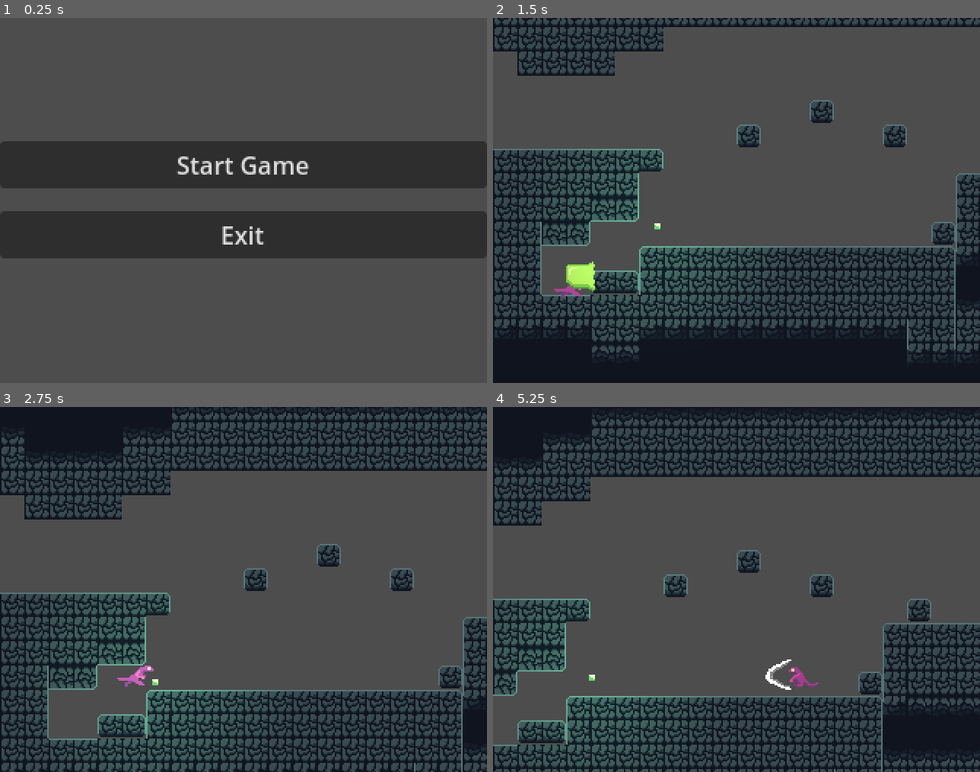
Above: before the commit, frames 1-4 (two rows, left to right).
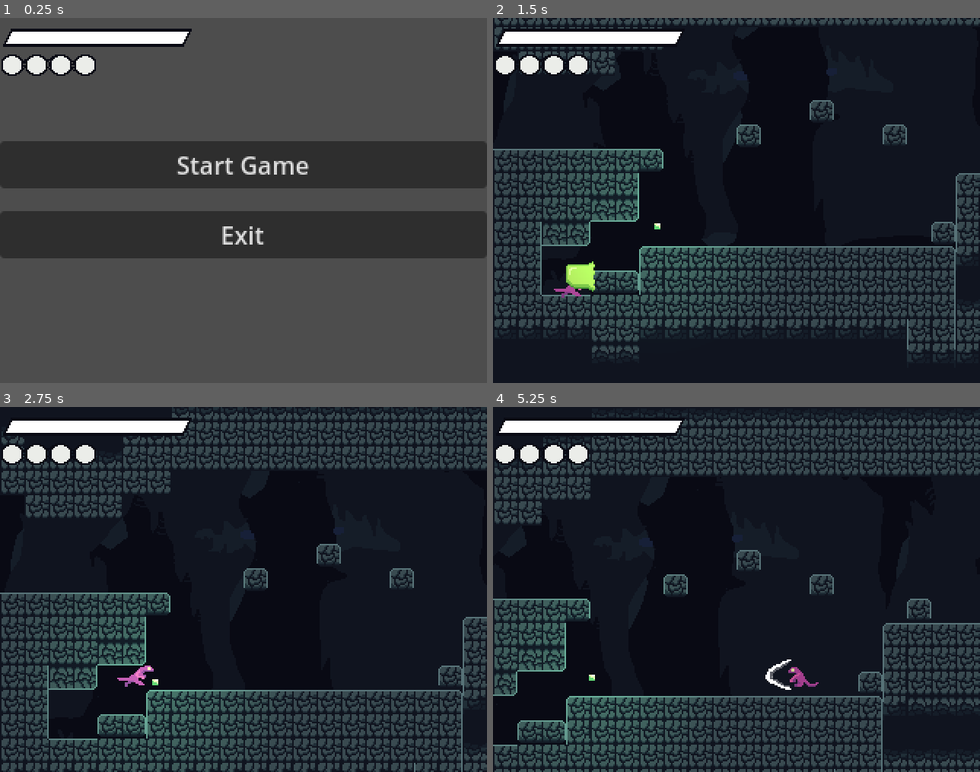
Above: after the commit, the same moments.

Repository: Liakatido/MVM19
Game: Godot game, scene res://scenes/game.tscn
Same seed, same stepped clock (60 frames per second), same inputs: the game is played once before the commit and once after it.
Inputs:
- Up to frame 1 (0.25 s): no input
- Up to frame 2 (1.5 s): click "Start Game" at 0.5 s; tap Enter (ui_accept) at 1.25 s; hold Right (right) from 1.28 s (still down); hold V (spit) from 1.28 s (still down)
- Up to frame 3 (2.75 s): keep holding Right (right); tap Z (jump) at 1.52, 2.27 s; tap Enter (ui_accept) at 2 s; release V (spit) at 2.03 s; tap X (attack) at 2.1 s; tap V (spit) at 2.3 s
- Up to frame 4 (5.25 s): release Right (right) at 2.78 s; hold Left (left) 2.78-3.53 s; hold C (dash) 2.78-3.53 s; tap V (spit) at 3.05, 3.6 s; hold Right (right) 3.53-5.03 s; tap Z (jump) at 3.77, 4.52 s; hold V (spit) 4.28-5.03 s; hold Left (left) from 5.03 s (still down); tap X (attack) at 5.1 s

The runs differ from the first frame. In frame 1, 2.8% of the frame differs, in the area x 0-40%, y 2-16%; in frame 2, 50%; in frame 3, 50%; in frame 4, 52%, in the area x 0-100%, y 2-93%.

Commit message:
implemented UI, reimplemented backgrounds

Diff:
--- a/scenes/data.gd
+++ b/scenes/data.gd
@@ -5,7 +5,7 @@
 signal max_ammo_changed
 signal ammo_changed
 
-var max_health : int
-var health : int
-var ammo : int
-var max_ammo : int
+var max_health : int = 100
+var health : int = 100
+var ammo : int = 4
+var max_ammo : int = 4
--- a/scenes/game.tscn
+++ b/scenes/game.tscn
@@ -1,9 +1,52 @@
-[gd_scene load_steps=3 format=3 uid="uid://ctkmmatjuug00"]
+[gd_scene load_steps=8 format=3 uid="uid://ctkmmatjuug00"]
 
 [ext_resource type="PackedScene" uid="uid://n3qu2bq3xjpe" path="res://scenes/menus/main_menu.tscn" id="1_8whak"]
 [ext_resource type="Script" path="res://scenes/game.gd" id="1_bvgdj"]
+[ext_resource type="Script" path="res://scenes/menus/uiHandler.gd" id="3_gyt4w"]
+[ext_resource type="Texture2D" uid="uid://c4n50v04vlu6a" path="res://assets/ui/healthBar.png" id="3_qib50"]
+[ext_resource type="Texture2D" uid="uid://sm5t4eilgead" path="res://assets/ui/healthBar2.png" id="4_26oja"]
+[ext_resource type="Texture2D" uid="uid://btfgljjful7df" path="res://assets/ui/spitBar.png" id="5_wi3jr"]
+[ext_resource type="Texture2D" uid="uid://b2455rpvronkt" path="res://assets/ui/spitBar2.png" id="7_f8opt"]
 
 [node name="Game" type="Node"]
 script = ExtResource("1_bvgdj")
 
 [node name="MainMenu" parent="." instance=ExtResource("1_8whak")]
+
+[node name="uiLayer" type="CanvasLayer" parent="."]
+script = ExtResource("3_gyt4w")
+
+[node name="uiMargins" type="MarginContainer" parent="uiLayer"]
+anchors_preset = 15
+anchor_right = 1.0
+anchor_bottom = 1.0
+grow_horizontal = 2
+grow_vertical = 2
+mouse_filter = 2
+theme_override_constants/margin_top = 5
+
+[node name="uiSegments" type="HBoxContainer" parent="uiLayer/uiMargins"]
+layout_mode = 2
+mouse_filter = 2
+
+[node name="uiBars" type="VBoxContainer" parent="uiLayer/uiMargins/uiSegments"]
+layout_mode = 2
+mouse_filter = 2
+theme_override_constants/separation = 2
+
+[node name="uiHealthBar" type="TextureProgressBar" parent="uiLayer/uiMargins/uiSegments/uiBars"]
+unique_name_in_owner = true
+layout_mode = 2
+mouse_filter = 2
+value = 100.0
+texture_under = ExtResource("3_qib50")
+texture_progress = ExtResource("4_26oja")
+
+[node name="uiSpit" type="TextureProgressBar" parent="uiLayer/uiMargins/uiSegments/uiBars"]
+unique_name_in_owner = true
+layout_mode = 2
+mouse_filter = 2
+max_value = 4.0
+value = 4.0
+texture_under = ExtResource("5_wi3jr")
+texture_progress = ExtResource("7_f8opt")
--- /dev/null
+++ b/scenes/menus/uiHandler.gd
@@ -0,0 +1,16 @@
+extends CanvasLayer
+
+@onready var healthBar = get_node("%uiHealthBar")
+@onready var spitBar = get_node("%uiSpit")
+
+# Called when the node enters the scene tree for the first time.
+func _ready():
+	pass # Replace with function body.
+
+
+# Called every frame. 'delta' is the elapsed time since the previous frame.
+func _process(delta):
+	healthBar.max_value = Data.max_health
+	healthBar.value = Data.health
+	spitBar.max_value = Data.max_ammo
+	spitBar.value = Data.ammo
--- a/scenes/player/player.tscn
+++ b/scenes/player/player.tscn
@@ -8,6 +8,7 @@
 [ext_resource type="AudioStream" uid="uid://bl33gc0ceut4j" path="res://assets/sounds/player/attack.ogg" id="5_bq6ic"]
 [ext_resource type="AudioStream" uid="uid://crjj7bdivn0vf" path="res://assets/sounds/player/dash.ogg" id="7_hclhd"]
 [ext_resource type="AudioStream" uid="uid://5pvtgkqln6ir" path="res://assets/sounds/player/spit.ogg" id="8_cexea"]
+[ext_resource type="Texture2D" uid="uid://c5732q3cgouvf" path="res://assets/backgrounds/caves1.png" id="9_b274i"]
 
 [sub_resource type="RectangleShape2D" id="RectangleShape2D_dcpus"]
 size = Vector2(8.5, 13.5)
@@ -207,3 +208,16 @@
 
 [node name="AttackMarker" type="Marker2D" parent="."]
 position = Vector2(10, -7)
+
+[node name="Background" type="ParallaxBackground" parent="."]
+follow_viewport_enabled = true
+scroll_base_scale = Vector2(0.3, 0.3)
+
+[node name="ParallaxLayer" type="ParallaxLayer" parent="Background"]
+
+[node name="TextureRect" type="TextureRect" parent="Background/ParallaxLayer"]
+texture_repeat = 2
+offset_right = 1086.0
+offset_bottom = 700.0
+texture = ExtResource("9_b274i")
+stretch_mode = 1
Binary file added: assets/ui/healthBar.png
Not shown, added: assets/ui/healthBar.png.import
Binary file added: assets/ui/healthBar2.png
Not shown, added: assets/ui/healthBar2.png.import
Binary file added: assets/ui/spitBar.png
Not shown, added: assets/ui/spitBar.png.import
Binary file added: assets/ui/spitBar2.png
Not shown, added: assets/ui/spitBar2.png.import
Not shown: 1 places in scenes/player/player.tscn that only renumber resources
